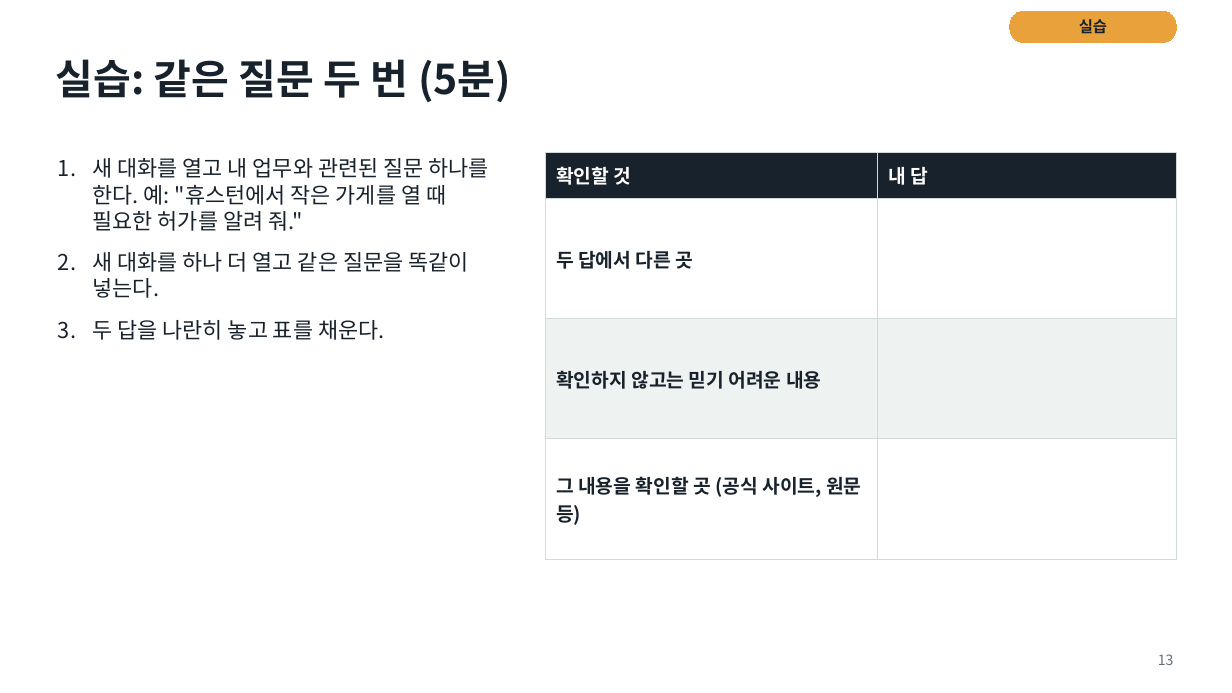
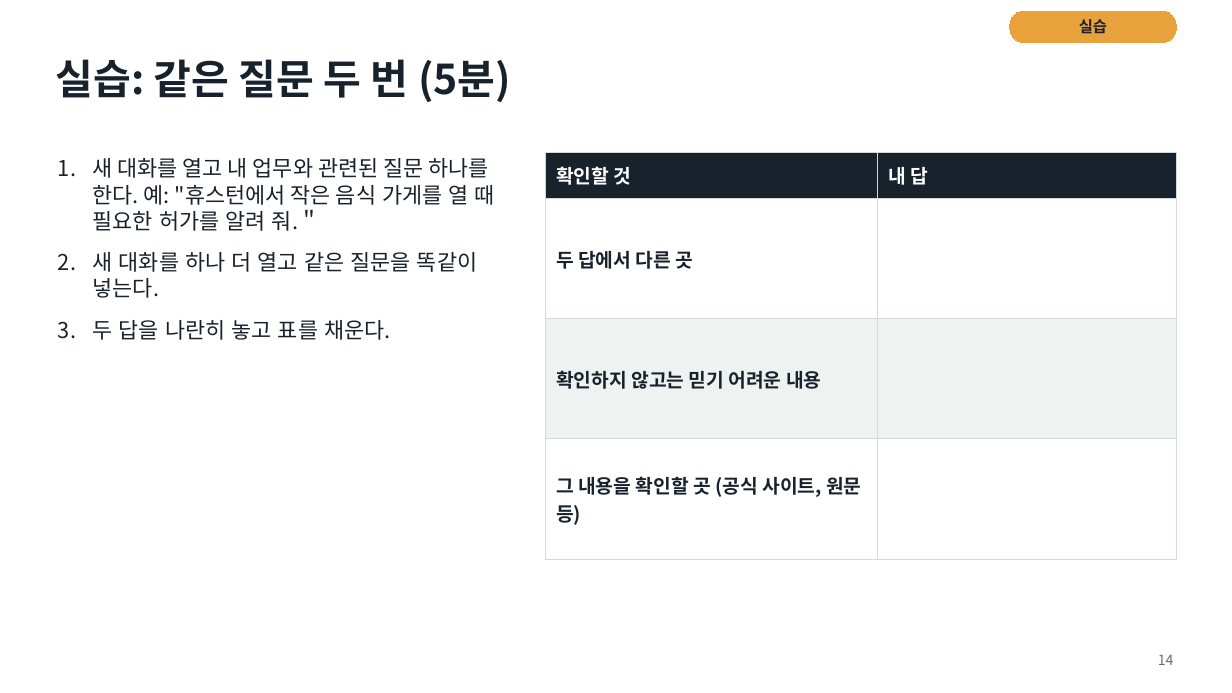
Before and after one commit to aplaxas/AI-Harness, a slide deck: slide 14 of courses/ai-for-work/1-week/decks/1주차-AI와-일하는-법.pptx (slide 13 before the commit). Drawn at 1232x693 pixels with LibreOffice and Linux fonts; fonts in the diff are those of the drawing. Boxes give left, top, right and bottom in pixels: in the first picture for what was removed or moved away, otherwise in the second. Text is boxed around its words. In the diff, an @@ line names an element or a change of style, - is before the commit and + after.

```diff
--- a/courses/ai-for-work/1-week/decks/1주차-AI와-일하는-법.pptx
+++ b/courses/ai-for-work/1-week/decks/1주차-AI와-일하는-법.pptx
@@ text at bbox=[93, 158, 495, 231]: text changed @@
-1. 새 대화를 열고 내 업무와 관련된 질문 하나를 한다. 예: "휴스턴에서 작은 가게를 열 때 필요한 허가를 알려 줘."
+1. 새 대화를 열고 내 업무와 관련된 질문 하나를 한다. 예: "휴스턴에서 작은 음식 가게를 열 때 필요한 허가를 알려 줘.＂
@@ page number at bbox=[1158, 654, 1174, 665]: text changed @@
-13
+14
```
Also in this commit, not shown: 22 other slides changed, 1 slide added, 15 other files.
